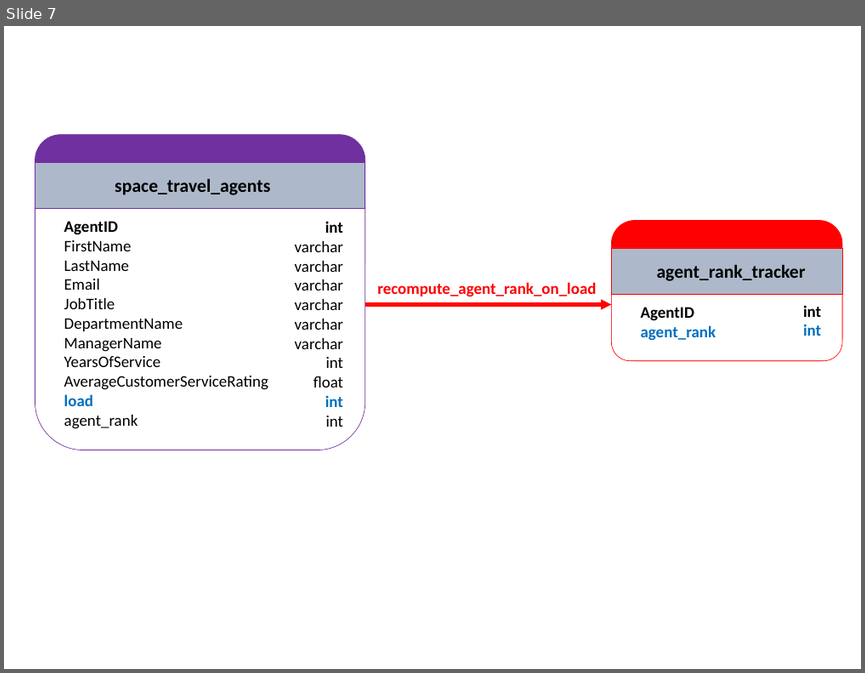
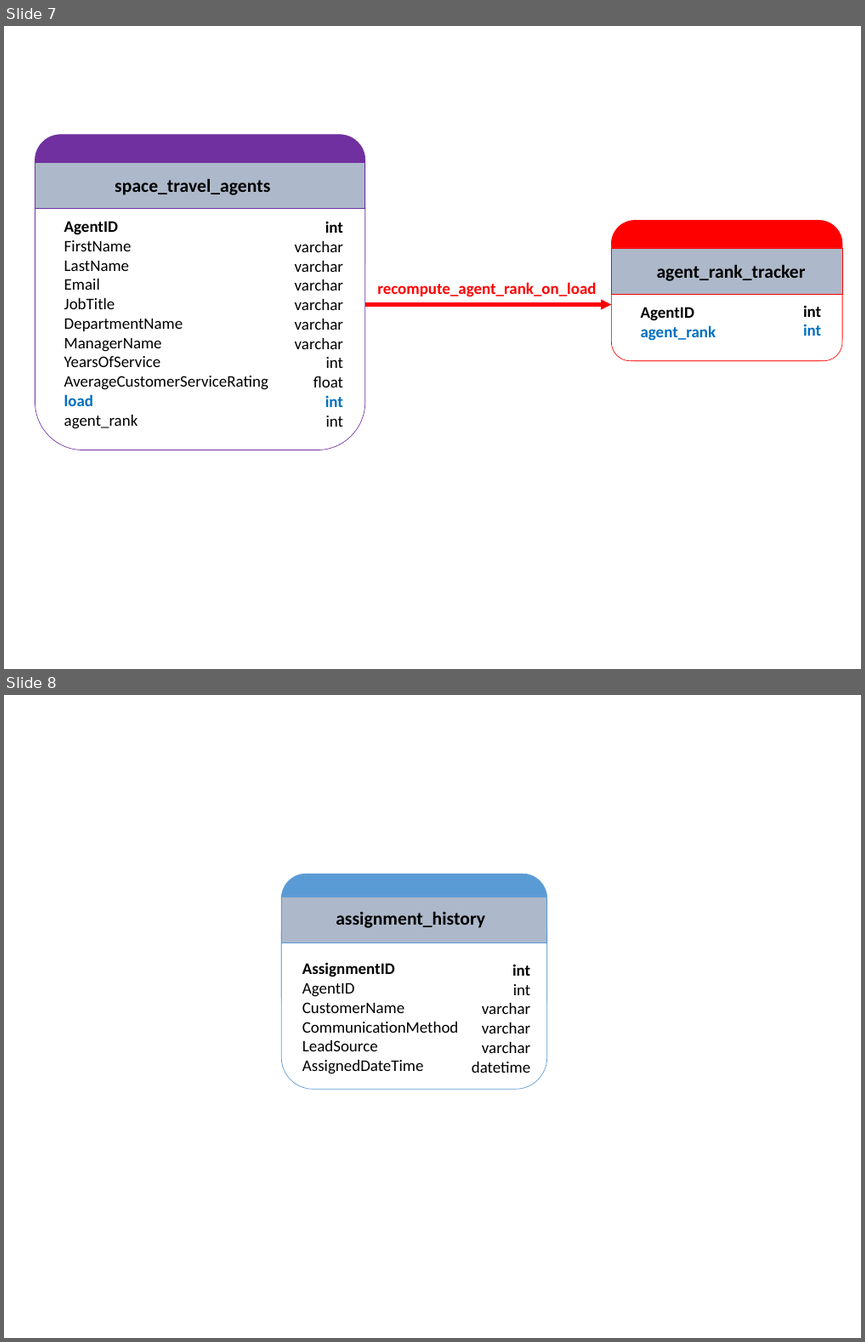
Before and after one commit to kpnguyen21/space-challenge, a slide deck: Figures/figure.pptx. Shown one above the other, each under a label of ours: slide 7 before the commit, slides 7 and 8 after it. The pictures are 865x673 and 865x1342 pixels, drawn with LibreOffice and Linux fonts; fonts in the diff are those of the drawing; background and template pictures are left out. Boxes give left, top, right and bottom in pixels: in the first picture for what was removed or moved away, otherwise in the second. Text is boxed around its words. In the diff, an @@ line names an element or a change of style, - is before the commit and + after.

```diff
--- a/Figures/figure.pptx
+++ b/Figures/figure.pptx
@@ slide 8 added at (4, 695, 861, 1338), background #FFFFFF @@
@@ group added at (281, 873, 547, 1089): 3 texts, 2 rounded rectangles, 1 rectangle @@
+assignment_history
+AssignmentID
+AgentID
+CustomerName
+CommunicationMethod
+LeadSource
+AssignedDateTime
+int
+int
+varchar
+varchar
+varchar
+datetime
```
Also in this commit, not shown: 3 other slides added, 4 other files.
